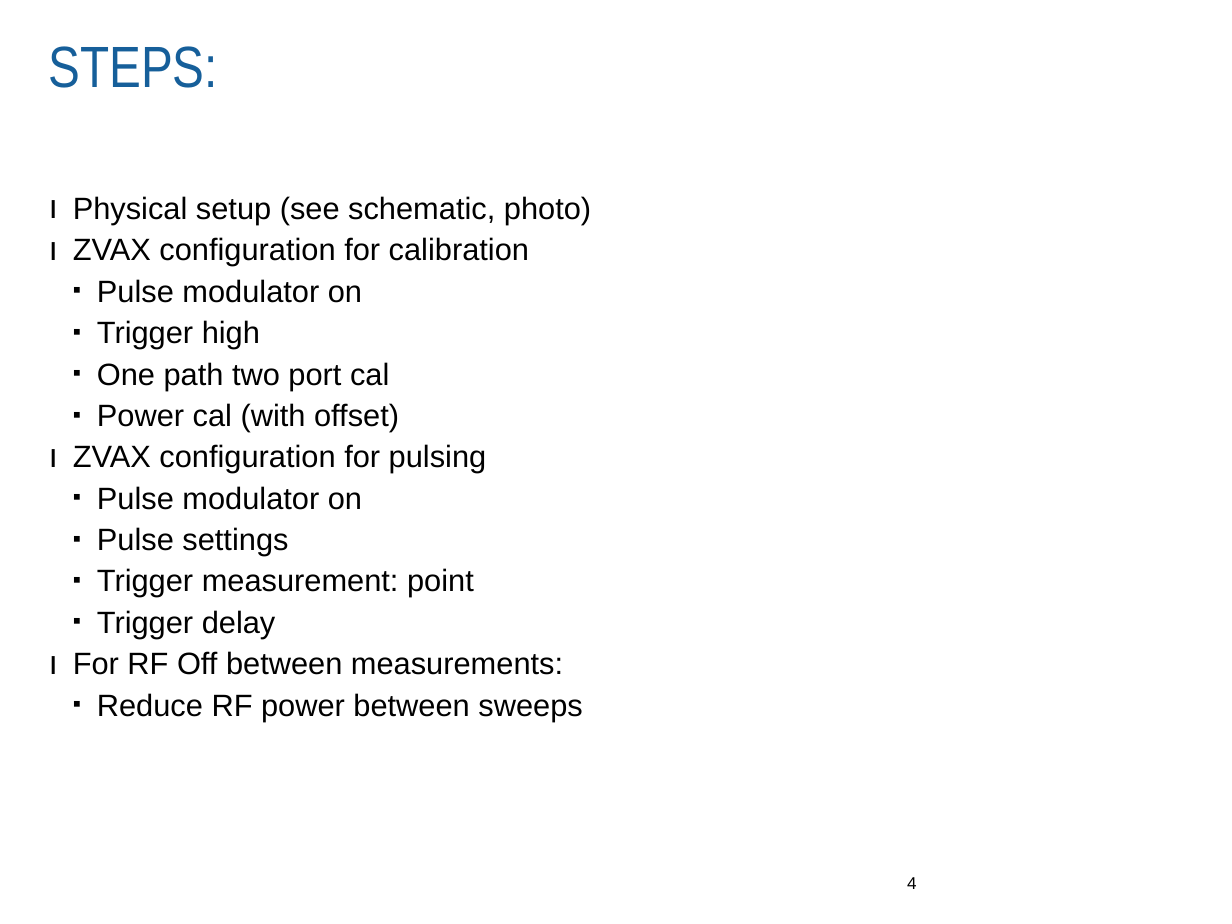
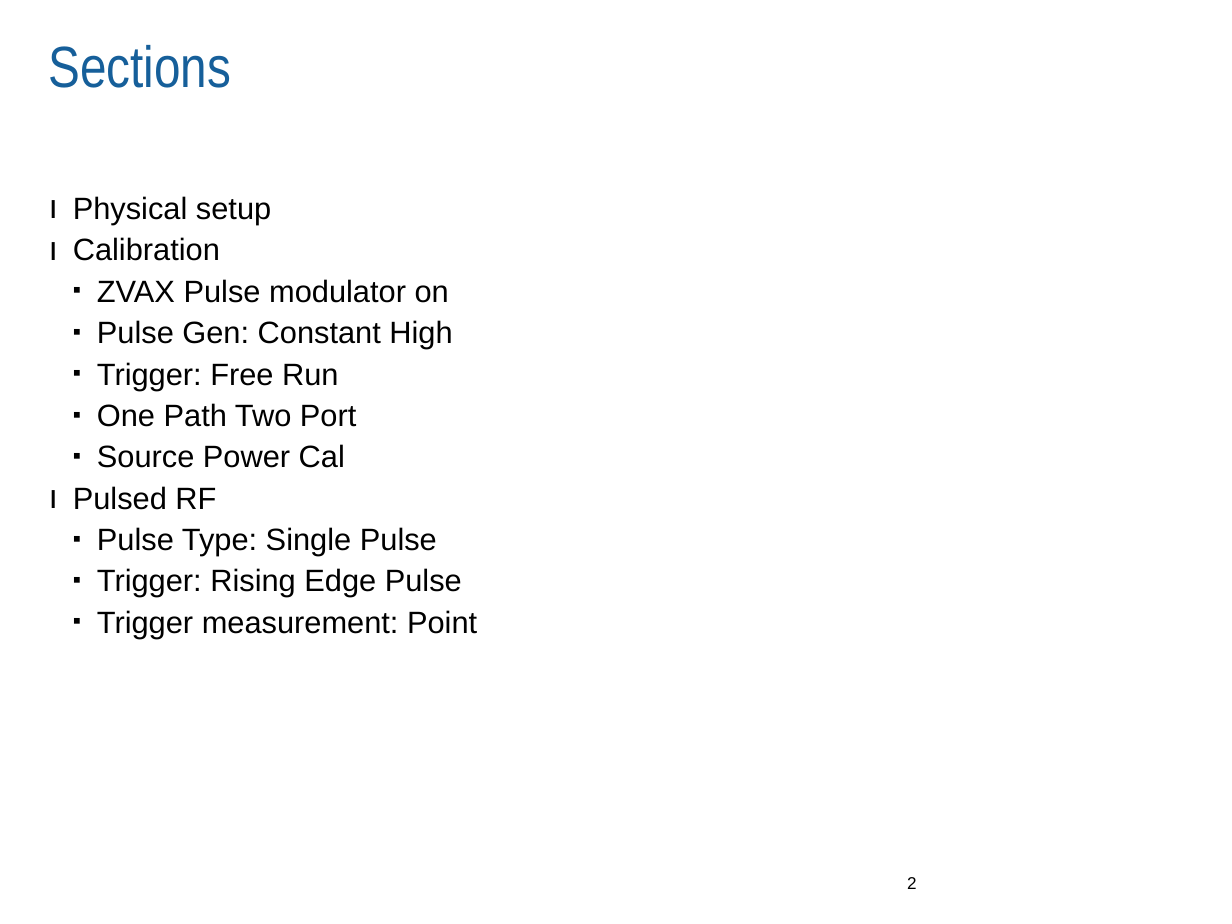
Before and after one commit to Terrabits/PACompressionTest, a slide deck: slide 2 of Documentation/User manual/MACOM RI Pulsed RF Application Note.pptx (slide 4 before the commit). Drawn at 1232x924 pixels with LibreOffice and Linux fonts; fonts in the diff are those of the drawing; background and template pictures are left out. Boxes give left, top, right and bottom in pixels: in the first picture for what was removed or moved away, otherwise in the second. Text is boxed around its words. In the diff, an @@ line names an element or a change of style, - is before the commit and + after.

```diff
--- a/Documentation/User manual/MACOM RI Pulsed RF Application Note.pptx
+++ b/Documentation/User manual/MACOM RI Pulsed RF Application Note.pptx
@@ title at <box>49,45,232,88</box>: text changed @@
-STEPS:
+Sections
@@ text at <box>73,196,477,638</box>: text changed @@
-ı Physical setup (see schematic, photo)
-ı ZVAX configuration for calibration
-  ▪ Pulse modulator on
-  ▪ Trigger high
-  ▪ One path two port cal
-  ▪ Power cal (with offset)
-ı ZVAX configuration for pulsing
-  ▪ Pulse modulator on
-  ▪ Pulse settings
-  ▪ Trigger measurement: point
-  ▪ Trigger delay
-ı For RF Off between measurements:
-  ▪ Reduce RF power between sweeps
+ı Physical setup
+ı Calibration
+  ▪ ZVAX Pulse modulator on
+  ▪ Pulse Gen: Constant High
+  ▪ Trigger: Free Run
+  ▪ One Path Two Port
+  ▪ Source Power Cal
+ı Pulsed RF
+  ▪ Pulse Type: Single Pulse
+  ▪ Trigger: Rising Edge Pulse
+  ▪ Trigger measurement: Point
@@ page number at <box>907,877,917,889</box>: text changed @@
-4
+2
```
Also in this commit, not shown: 2 other slides changed, 17 slides added, 1 slide removed, 9 other files.
